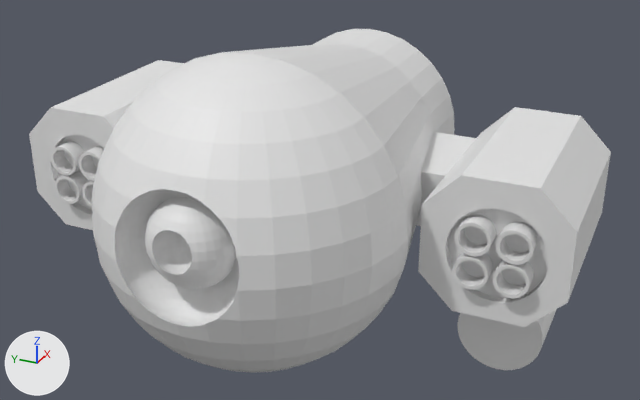
What one commit did to the OBJ model projects/resources/Boss/BossHead/BossHead.obj.
Both versions are drawn from a 50 mm camera at (-27.3, -13.0, 21.9) aimed at (-1.6, -1.4, 9.0). Lighting does not change. The marker at lower left points along +X, +Y and +Z. Where no turn or scale is listed for an object, it has been applied to the vertices. Vertices at the same position are counted once.
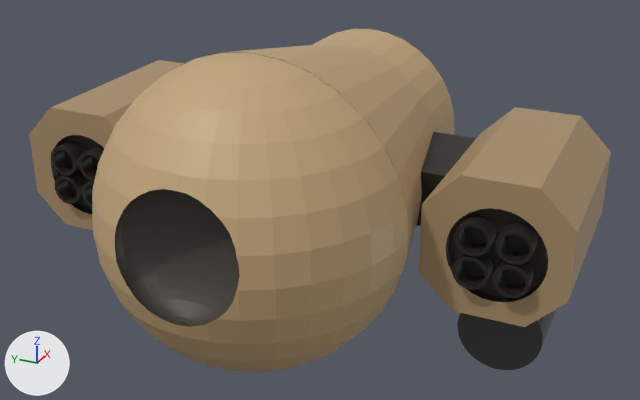
Where the change shows, as pixel boxes [x1, y1, x2, y2] in the pictures (640 x 400 px):
'Cylinder.001', recoloured, surface changed (white to beige)
    both: [29, 29, 611, 373]
'Sphere.002', deleted
    before: [145, 197, 235, 289]

The change, as a diff of the scene's bpy script:
```diff
--- a/projects/resources/Boss/BossHead/BossHead.obj.py
+++ b/projects/resources/Boss/BossHead/BossHead.obj.py
@@ img_test005_png @@
+img_test005_png = load_image('test005.png', 'test005.png', 1024, 1024, 'sRGB')
@@ mat_マテリアル @@
+mat_マテリアル = principled_material('マテリアル')
+mat_マテリアル.texture = img_test005_png
@@ me_cylinder_001 @@
 me_cylinder_001.from_pydata(...)  # 2281 vertices, 4558 faces; spans x -9.3..5.5, y -10.3..9.5, z 3.8..14.8
 # used by ob_cylinder_001; location = (0.0, 0.0, 0.0)
+# me_cylinder_001 part 1: texture (UV) coordinates of 4558 of 4558 faces, centred in x -9.2..5.5, y -10.3..9.5, z 3.8..14.8, changed; they spanned u 0.0..1.0, v 0.0..1.0 and now span u 0.01..0.98, v 0.0..0.99
+me_cylinder_001.materials.append(mat_マテリアル)  # picture img_test005_png
@@ ob_sphere_002 @@
-ob_sphere_002 = bpy.data.objects.new('Sphere.002', me_sphere_002)
-ob_sphere_002.location = (0.0, 0.0, 0.0)
```
